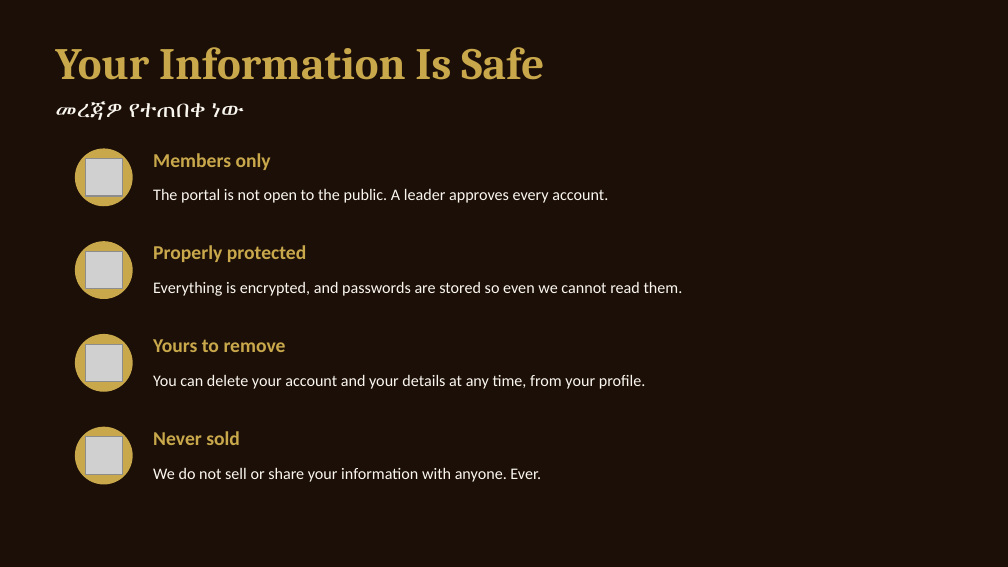
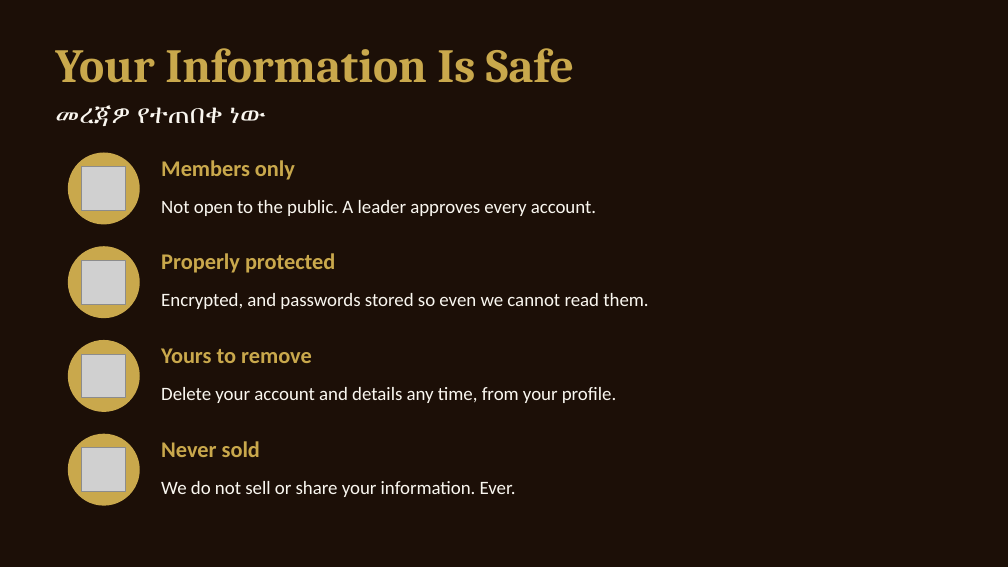
Before and after one commit to amenbekele1/Christian-Fellowship-Website, a slide deck: slide 11 of presentation/WETCF_Launch_Presentation.pptx. Drawn at 1008x567 pixels with LibreOffice and Linux fonts; fonts in the diff are those of the drawing; grey boxes stand for pictures. Boxes give left, top, right and bottom in pixels: in the first picture for what was removed or moved away, otherwise in the second. Text is boxed around its words. In the diff, an @@ line names an element or a change of style, - is before the commit and + after.

```diff
--- a/presentation/WETCF_Launch_Presentation.pptx
+++ b/presentation/WETCF_Launch_Presentation.pptx
@@ text "Your Information Is Safe" at (55,48,574,83): size 32 to 34 pt @@
@@ text "መረጃዎ የተጠበቀ ነው" at (55,105,266,126): size 17 to 19 pt @@
@@ text "Members only": place and size @@
-text "Members only" at (153,153,271,170)
+text "Members only" at (161,160,295,180)
@@ ellipse: place and size @@
-ellipse at (76,149,132,206)
+ellipse at (69,153,139,224)
@@ picture: place and size @@
-picture at (86,159,123,197)
+picture at (82,166,125,210)
@@ text at (161,200,596,216): text changed; size 11.5 to 13.5 pt @@
-The portal is not open to the public. A leader approves every account.
+Not open to the public. A leader approves every account.
@@ ellipse: place and size @@
-ellipse at (76,242,132,298)
+ellipse at (69,247,139,318)
@@ picture: place and size @@
-picture at (86,252,123,289)
+picture at (82,260,125,303)
@@ text "Properly protected": place and size @@
-text "Properly protected" at (153,245,306,262)
+text "Properly protected" at (161,253,335,273)
@@ text at (161,293,648,309): text changed; size 11.5 to 13.5 pt @@
-Everything is encrypted, and passwords are stored so even we cannot read them.
+Encrypted, and passwords stored so even we cannot read them.
@@ ellipse: place and size @@
-ellipse at (76,335,132,391)
+ellipse at (69,341,139,411)
@@ picture: place and size @@
-picture at (86,345,123,382)
+picture at (82,354,125,397)
@@ text "Yours to remove": place and size @@
-text "Yours to remove" at (153,339,286,352)
+text "Yours to remove" at (161,348,312,363)
@@ text at (161,387,616,403): text changed; size 11.5 to 13.5 pt @@
-You can delete your account and your details at any time, from your profile.
+Delete your account and details any time, from your profile.
@@ ellipse: place and size @@
-ellipse at (76,427,132,484)
+ellipse at (69,434,139,505)
@@ picture: place and size @@
-picture at (86,437,123,475)
+picture at (82,448,125,491)
@@ size 14 to 16 pt in 4 elements at (161,160,295,180), (161,253,335,273), (161,348,312,363), (161,441,260,457) @@
@@ text "Never sold": place and size @@
-text "Never sold" at (153,431,240,445)
+text "Never sold" at (161,441,260,457)
@@ text at (161,481,516,497): text changed; size 11.5 to 13.5 pt @@
-We do not sell or share your information with anyone. Ever.
+We do not sell or share your information. Ever.
```
Also in this commit, not shown: 13 other slides changed, 1 other file.
